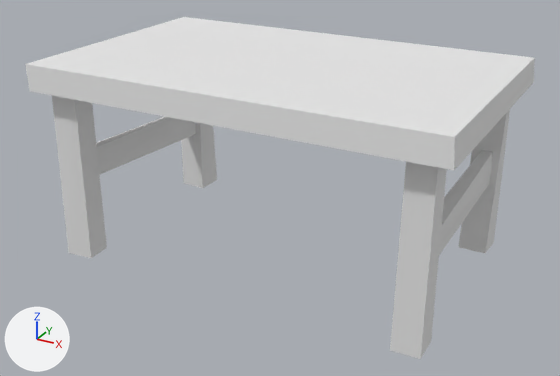
The Blender file Augotchi/Kevins stuff/Decorations/Table.blend as it was, and as the next commit left it.
Rendered twice from a 50 mm lens placed at (8.99, -16.59, 9.84), pointed at (0.04, -0.32, 1.7). Arrows for +X, +Y and +Z are at lower left; the lights stay in place.

Objects in the first picture: 'Table'.
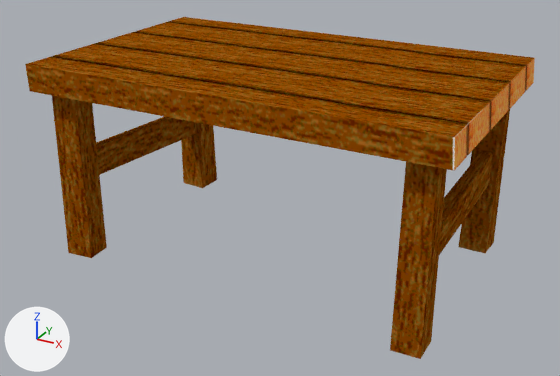
Pixel boxes [x1, y1, x2, y2] of what changed, in the pictures (560 x 376 px):
'Table', surface changed (white to brown): [25, 17, 535, 359] in both

The change, as a diff of the scene's bpy script:
```diff
--- a/Augotchi/Kevins stuff/Decorations/Table.blend.py
+++ b/Augotchi/Kevins stuff/Decorations/Table.blend.py
@@ img_table_text_png @@
+img_table_text_png = load_image('Table_Text.png', 'Table_Text.png', 512, 512, 'sRGB')
@@ mat_material @@
 mat_material = diffuse_material('Material')
-mat_material.base_color = (0.8, 0.8, 0.8)  # white #e7e7e7
+mat_material.texture = img_table_text_png
```
